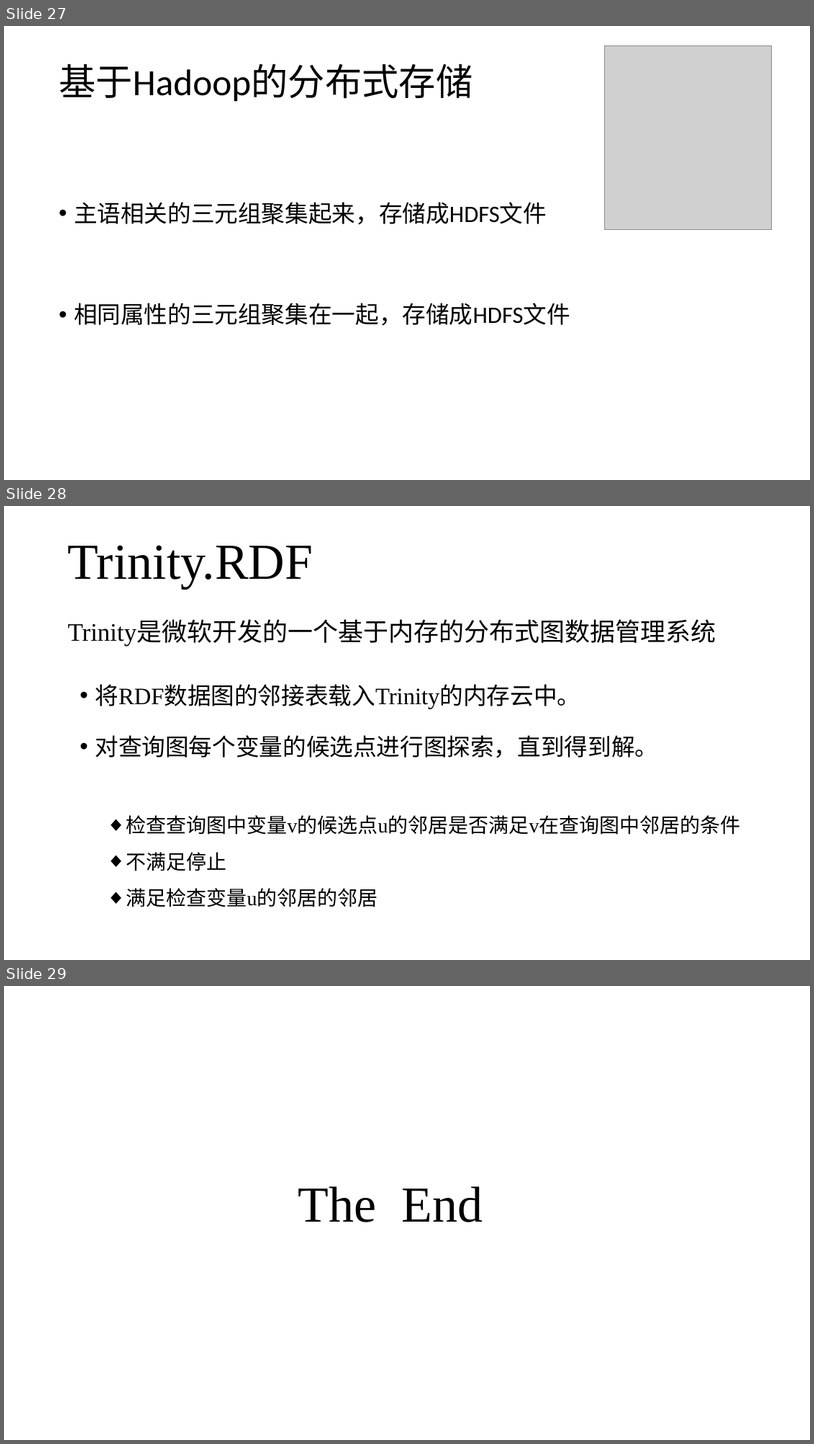
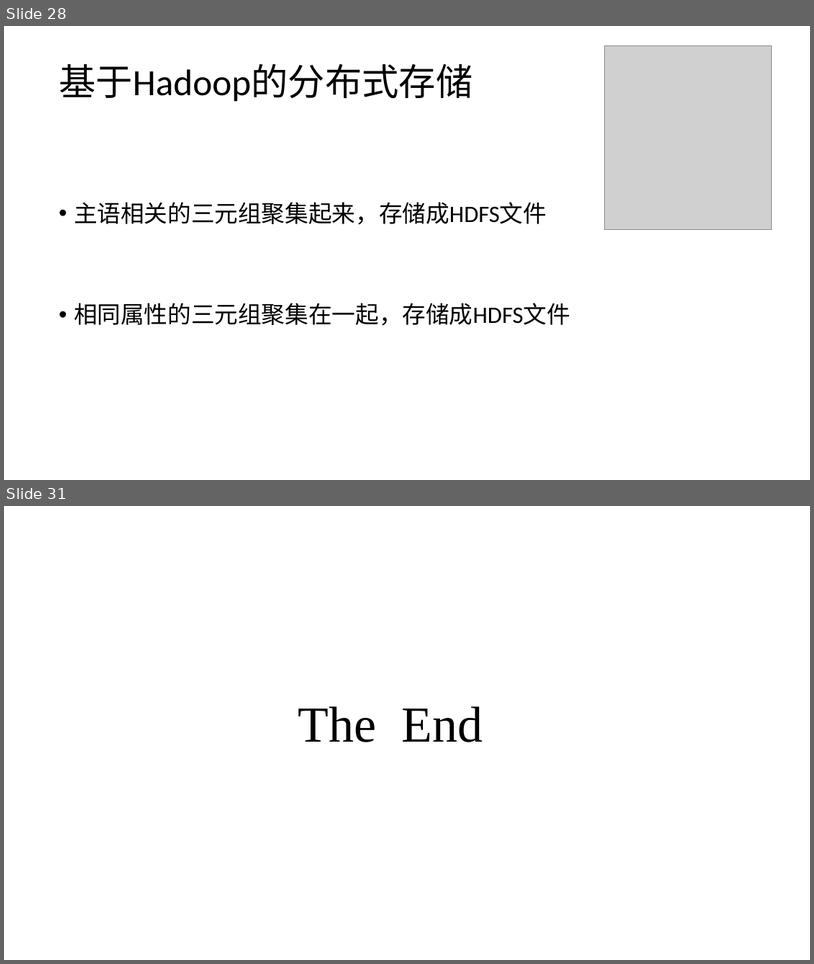
Before and after one commit to zyxdSTU/presetation, a slide deck: 知识图谱存储与查询/知识图谱的查询与存储.pptx. Shown one above the other, each under a label of ours: slides 27, 28 and 29 before the commit, slides 28 and 31 after it; the slides between them are not shown. The pictures are 814x1444 and 814x964 pixels, drawn with LibreOffice and Linux fonts; fonts in the diff are those of the drawing; grey boxes stand for pictures. Boxes give left, top, right and bottom in pixels: in the first picture for what was removed or moved away, otherwise in the second. Text is boxed around its words. In the diff, an @@ line names an element or a change of style, - is before the commit and + after.

```diff
--- a/知识图谱存储与查询/知识图谱的查询与存储.pptx
+++ b/知识图谱存储与查询/知识图谱的查询与存储.pptx
@@ slide 28 removed at [4,506,810,960], background #FFFFFF @@
@@ title removed at [68,545,314,589] @@
-Trinity.RDF
@@ text removed at [68,621,717,646] @@
-Trinity是微软开发的一个基于内存的分布式图数据管理系统
@@ text removed at [95,684,658,758] @@
-• 将RDF数据图的邻接表载入Trinity的内存云中。
-• 对查询图每个变量的候选点进行图探索，直到得到解。
@@ text removed at [126,815,741,907] @@
-◆ 检查查询图中变量v的候选点u的邻居是否满足v在查询图中邻居的条件
-◆ 不满足停止
-◆ 满足检查变量u的邻居的邻居
@@ what was slide 27 is now slide 28 @@
@@ what was slide 29 is now slide 31 @@
```
Also in this commit, not shown: 4 slides changed, 3 slides added, 2 other files.
